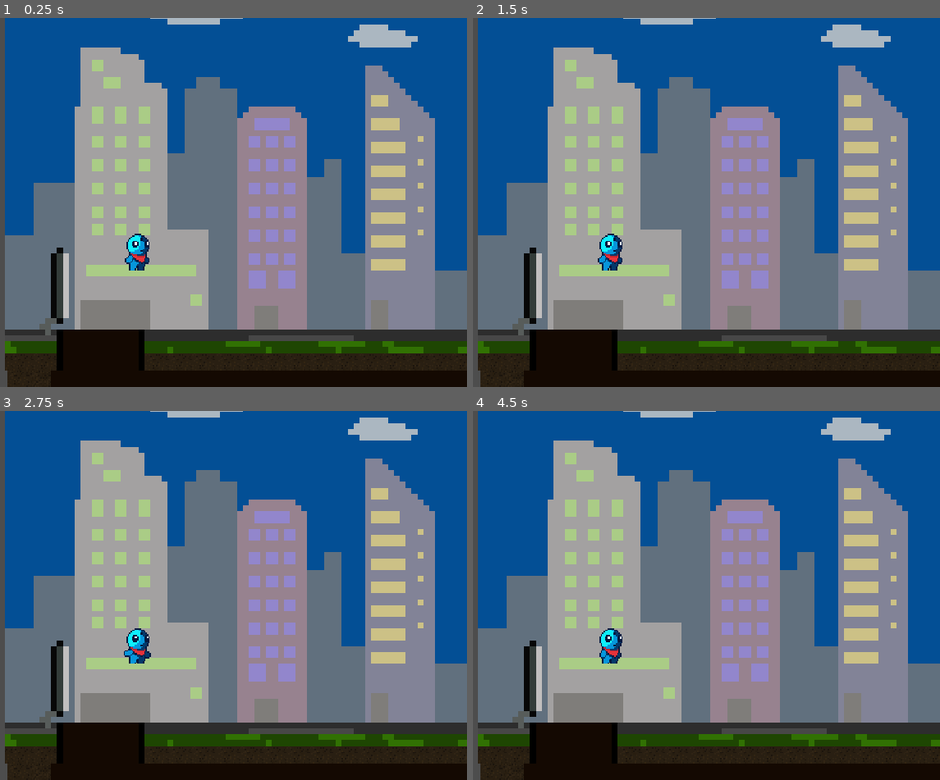
Above: before the commit, frames 1-4 (two rows, left to right).
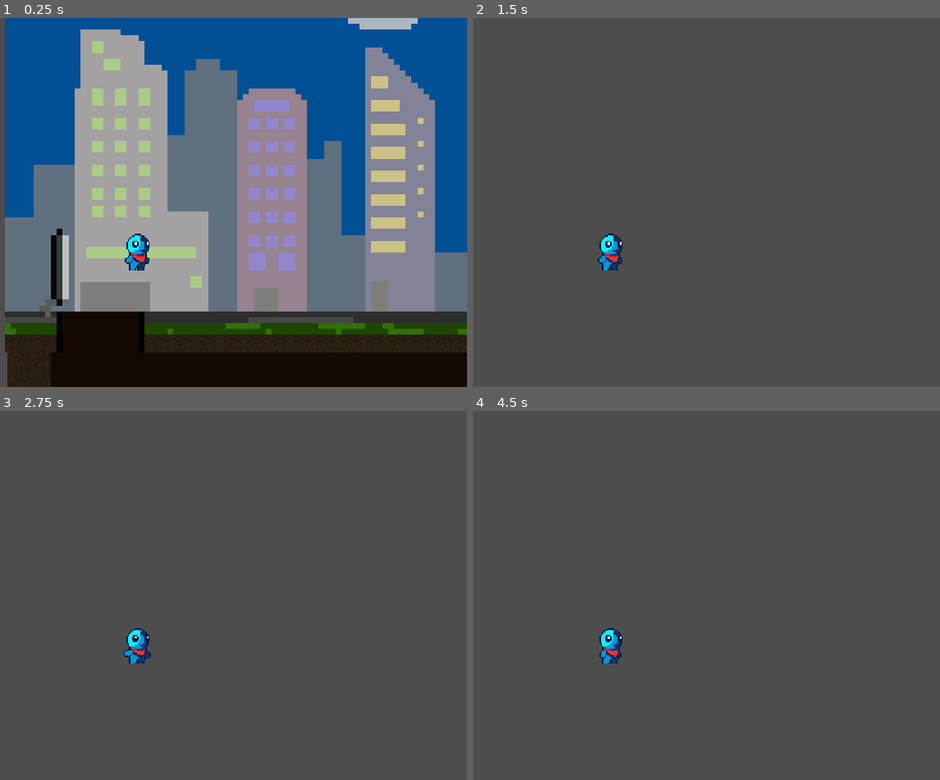
Above: after the commit, the same moments.

Repository: Final-Cake-Games/pirate-software-gamejam-14
Game: Godot game, scene res://scenes/test_level.tscn
Same seed, same stepped clock (60 frames per second), same inputs: the game is played once before the commit and once after it. The project has no main scene, so this scene is started directly.
Inputs:
- Up to frame 1 (0.25 s): no input
- Up to frame 2 (1.5 s): no input
- Up to frame 3 (2.75 s): no input
- Up to frame 4 (4.5 s): tap Enter at 2.75 s

The runs differ from the first frame. In frame 1, 25% of the frame differs, in the area x 1-100%, y 0-96%; in frame 2, 98%; in frame 3, 98%; in frame 4, 98%, in the area x 1-100%, y 0-100%.

Commit message:
Added gravity to Player

Diff:
--- a/scripts/player.gd
+++ b/scripts/player.gd
@@ -13,4 +13,8 @@
 var direction : float
 
 func _physics_process(delta):
-	pass
+	# Se não está no chão, aplica gravidade
+	if !is_on_floor():
+		velocity.y += GRAVITY * delta
+
+	move_and_slide()
